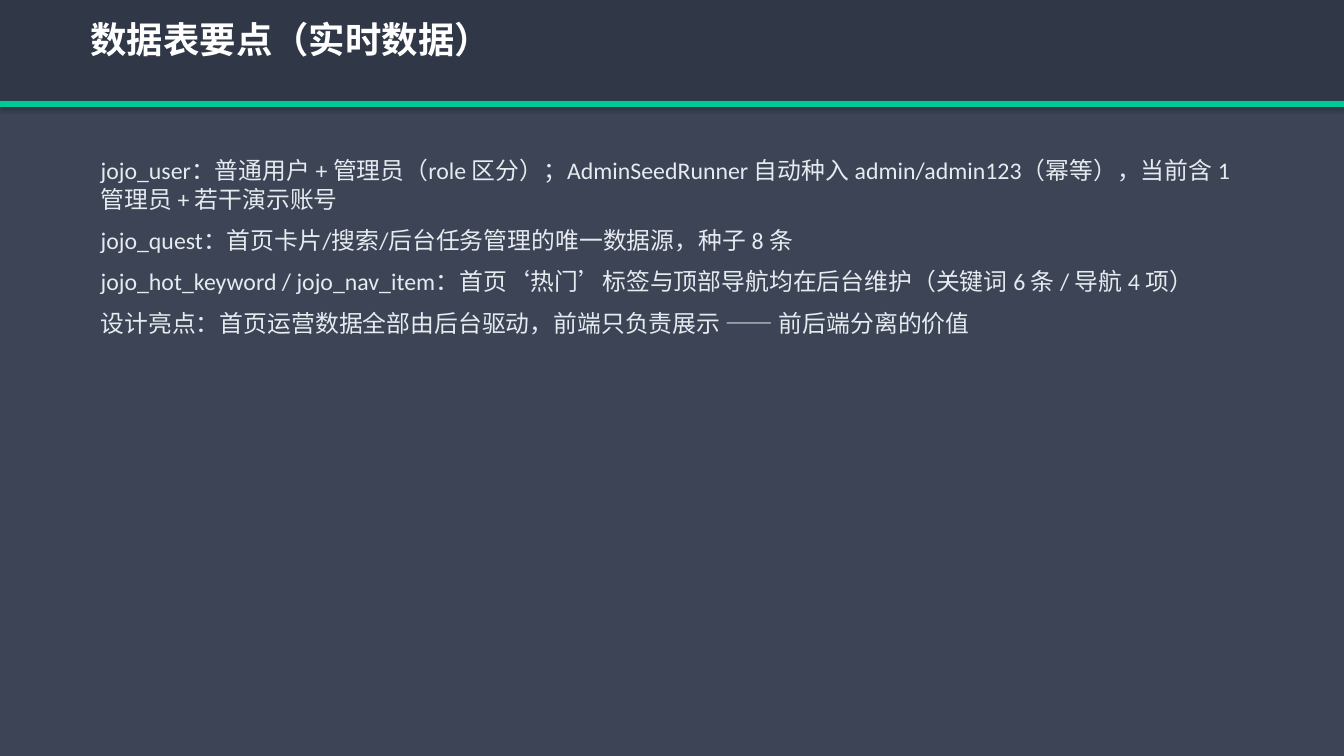
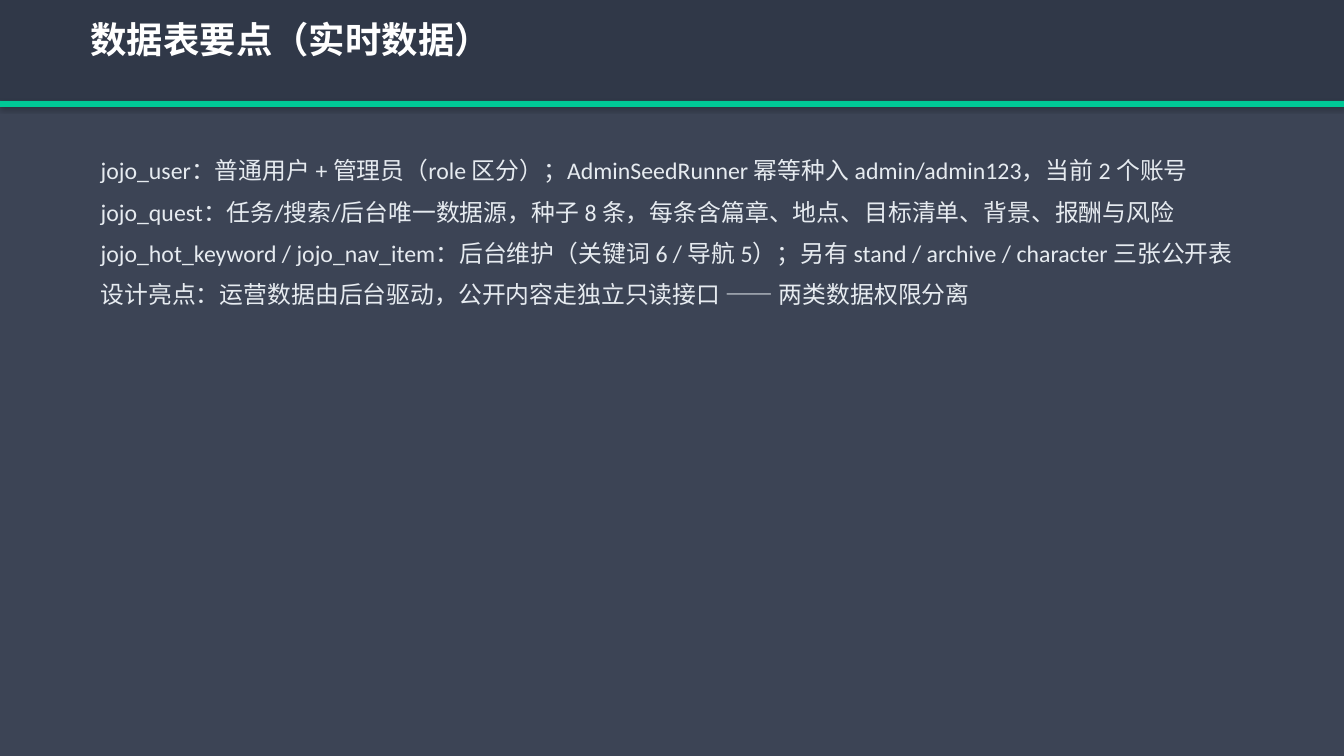
Before and after one commit to jms327/java, a slide deck: slide 13 of 奇妙冒险平台_演示.pptx. Drawn at 1344x756 pixels with LibreOffice and Linux fonts; fonts in the diff are those of the drawing. Boxes give left, top, right and bottom in pixels: in the first picture for what was removed or moved away, otherwise in the second. Text is boxed around its words. In the diff, an @@ line names an element or a change of style, - is before the commit and + after.

```diff
--- a/奇妙冒险平台_演示.pptx
+++ b/奇妙冒险平台_演示.pptx
@@ text at (101, 159, 1232, 305): text changed @@
-jojo_user：普通用户 + 管理员（role 区分）；AdminSeedRunner 自动种入 admin/admin123（幂等），当前含 1 管理员 + 若干演示账号
-jojo_quest：首页卡片/搜索/后台任务管理的唯一数据源，种子 8 条
-jojo_hot_keyword / jojo_nav_item：首页‘热门’标签与顶部导航均在后台维护（关键词 6 条 / 导航 4 项）
-设计亮点：首页运营数据全部由后台驱动，前端只负责展示 —— 前后端分离的价值
+jojo_user：普通用户 + 管理员（role 区分）；AdminSeedRunner 幂等种入 admin/admin123，当前 2 个账号
+jojo_quest：任务/搜索/后台唯一数据源，种子 8 条，每条含篇章、地点、目标清单、背景、报酬与风险
+jojo_hot_keyword / jojo_nav_item：后台维护（关键词 6 / 导航 5）；另有 stand / archive / character 三张公开表
+设计亮点：运营数据由后台驱动，公开内容走独立只读接口 —— 两类数据权限分离
```
Also in this commit, not shown: 6 other slides changed, 15 other files.
